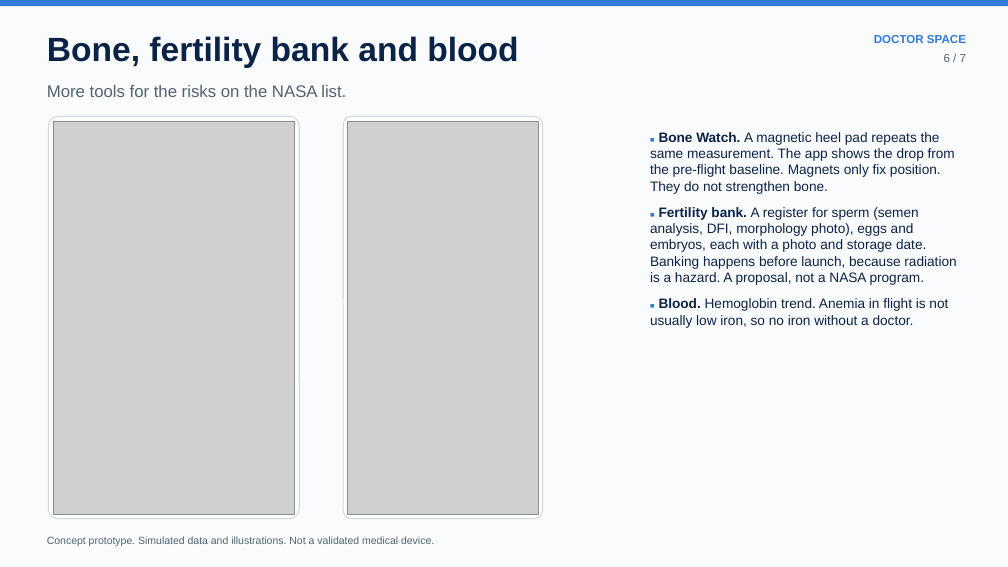
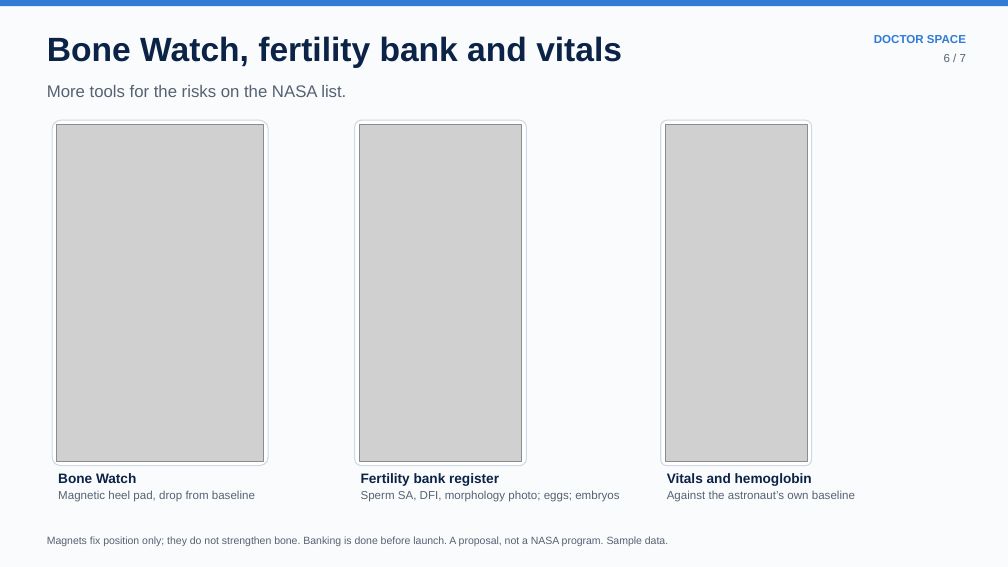
Before and after one commit to alfathitamara/Doctor-Space, a slide deck: slide 6 of deck/Doctor_Space_NASA_SpaceApps_2026.pptx. Drawn at 1008x567 pixels with LibreOffice and Linux fonts; fonts in the diff are those of the drawing; grey boxes stand for pictures. Boxes give left, top, right and bottom in pixels: in the first picture for what was removed or moved away, otherwise in the second. Text is boxed around its words. In the diff, an @@ line names an element or a change of style, - is before the commit and + after.

```diff
--- a/deck/Doctor_Space_NASA_SpaceApps_2026.pptx
+++ b/deck/Doctor_Space_NASA_SpaceApps_2026.pptx
@@ text at [47,36,622,68]: text changed @@
-Bone, fertility bank and blood
+Bone Watch, fertility bank and vitals
@@ rounded rectangle: place and size @@
-rounded rectangle at [48,116,299,519]
+rounded rectangle at [52,120,268,466]
@@ picture: place and size @@
-picture at [53,121,295,514]
+picture at [57,125,264,461]
@@ rounded rectangle: place and size @@
-rounded rectangle at [343,116,543,519]
+rounded rectangle at [355,120,526,466]
@@ picture: place and size @@
-picture at [348,121,538,514]
+picture at [359,125,522,461]
@@ text removed at [650,132,956,328] @@
-■ Bone Watch. A magnetic heel pad repeats the same measurement. The app shows the drop from the pre-flight baseline. Magnets only fix position. They do not strengthen bone.
-■ Fertility bank. A register for sperm (semen analysis, DFI, morphology photo), eggs and embryos, each with a photo and storage date. Banking happens before launch, because radiation is a hazard. A proposal, not a NASA program.
-■ Blood. Hemoglobin trend. Anemia in flight is not usually low iron, so no iron without a doctor.
@@ rounded rectangle added at [661,120,811,466], fill #FFFFFF, outline #CFD8E3 1 pt @@
@@ picture added at [665,125,807,461] @@
@@ text added at [58,473,255,502], 11 pt, text #556273 @@
+Bone Watch
+Magnetic heel pad, drop from baseline
@@ text added at [361,473,619,502], 11 pt, text #556273 @@
+Fertility bank register
+Sperm SA, DFI, morphology photo; eggs; embryos
@@ text added at [667,473,855,502], 11 pt, text #556273 @@
+Vitals and hemoglobin
+Against the astronaut’s own baseline
@@ text at [47,536,668,546]: text changed @@
-Concept prototype. Simulated data and illustrations. Not a validated medical device.
+Magnets fix position only; they do not strengthen bone. Banking is done before launch. A proposal, not a NASA program. Sample data.
```
Also in this commit, not shown: 6 other slides changed, 1 other file.
